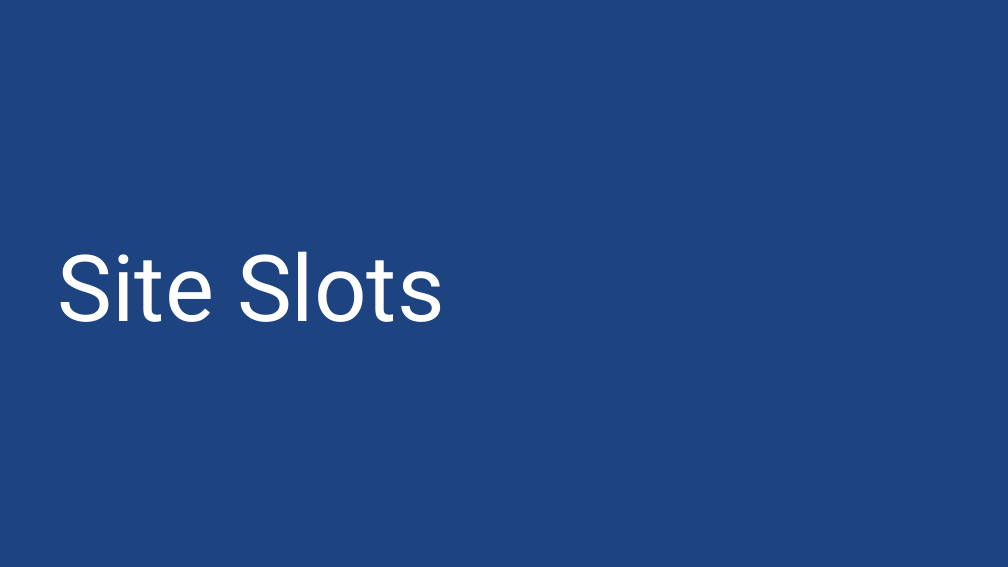
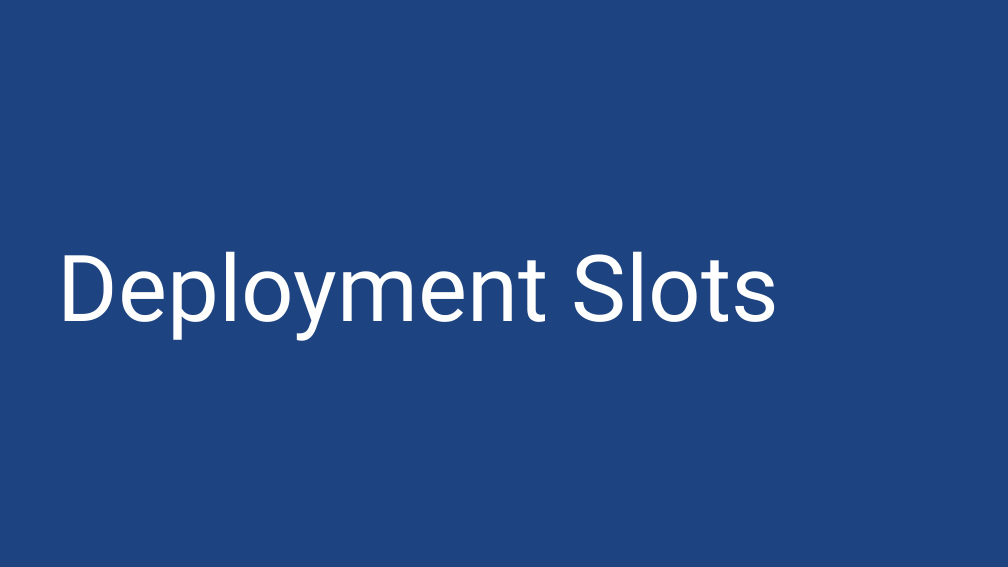
Before and after one commit to sack212/BasicAzureCamp, a slide deck: slide 19 of Web/Web.pptx. Drawn at 1008x567 pixels with LibreOffice and Linux fonts; fonts in the diff are those of the drawing; background and template pictures are left out. Boxes give left, top, right and bottom in pixels: in the first picture for what was removed or moved away, otherwise in the second. Text is boxed around its words. In the diff, an @@ line names an element or a change of style, - is before the commit and + after.

```diff
--- a/Web/Web.pptx
+++ b/Web/Web.pptx
@@ title at <box>58,251,779,341</box>: text changed @@
-Site Slots
+Deployment Slots
```
Also in this commit, not shown: 10 other slides changed, 7 slides added, 7 other files.
